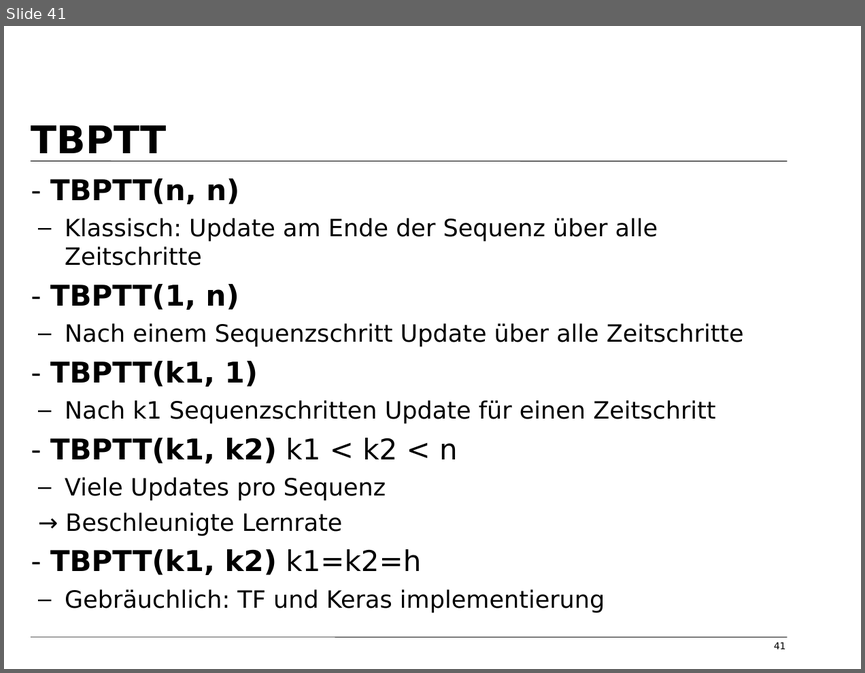
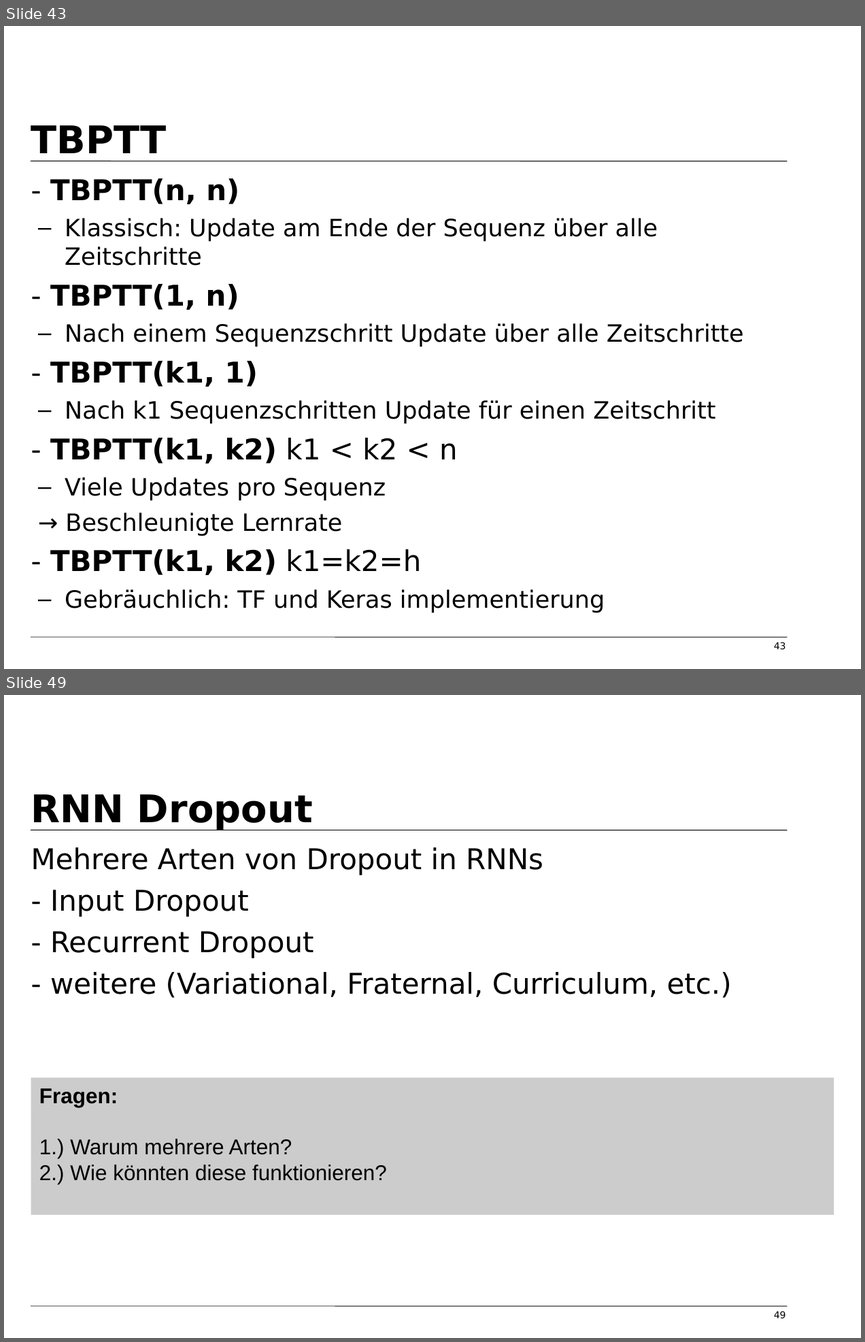
Before and after one commit to tfassbender/deep_learning_team_rnn, a slide deck: vorlesung/vorlesung_rnn_tobias_marvin.odp. Shown one above the other, each under a label of ours: slide 41 before the commit, slides 43 and 49 after it; the slides between them are not shown. The pictures are 865x673 and 865x1342 pixels, drawn with LibreOffice and Linux fonts; fonts in the diff are those of the drawing; background and template pictures are left out. Boxes give left, top, right and bottom in pixels: in the first picture for what was removed or moved away, otherwise in the second. Text is boxed around its words. In the diff, an @@ line names an element or a change of style, - is before the commit and + after.

```diff
--- a/vorlesung/vorlesung_rnn_tobias_marvin.odp
+++ b/vorlesung/vorlesung_rnn_tobias_marvin.odp
@@ slide 49 added at [4, 695, 861, 1338], background #FFFFFF; not listed: 2 template elements that a slide beside it also shows @@
@@ title added at [31, 794, 313, 830], 32 pt, text #000000, bold @@
+RNN Dropout
@@ text added at [31, 847, 732, 998], 24 pt, text #000000 @@
+Mehrere Arten von Dropout in RNNs
+- Input Dropout
+- Recurrent Dropout
+- weitere (Variational, Fraternal, Curriculum, etc.)
@@ rectangle added at [31, 1077, 834, 1215], fill #CCCCCC, 18 pt, text #000000 @@
+Fragen:
+1.) Warum mehrere Arten?
+2.) Wie könnten diese funktionieren?
@@ page number added at [774, 1310, 786, 1319], 8 pt, text #000000 @@
+49
@@ what was slide 41 is now slide 43 @@
@@ page number at [774, 641, 786, 650]: text changed @@
-41
+43
```
Also in this commit, not shown: 6 slides changed, 10 other slides added, 1 slide removed, 2 other files.
